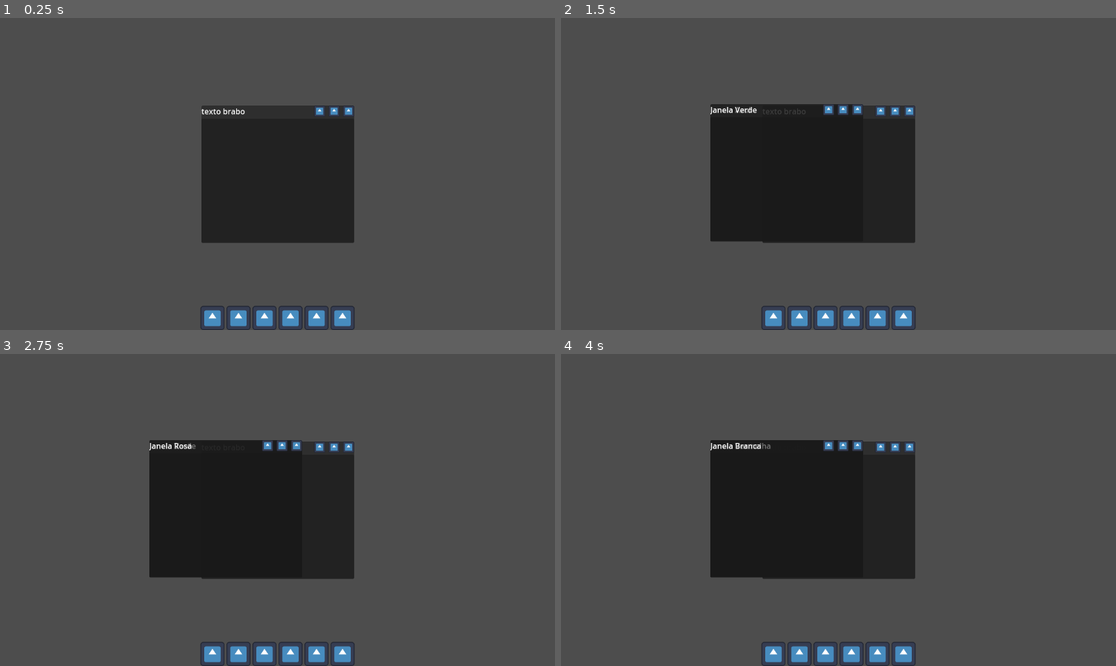
Above: before the commit, frames 1-4 (two rows, left to right).
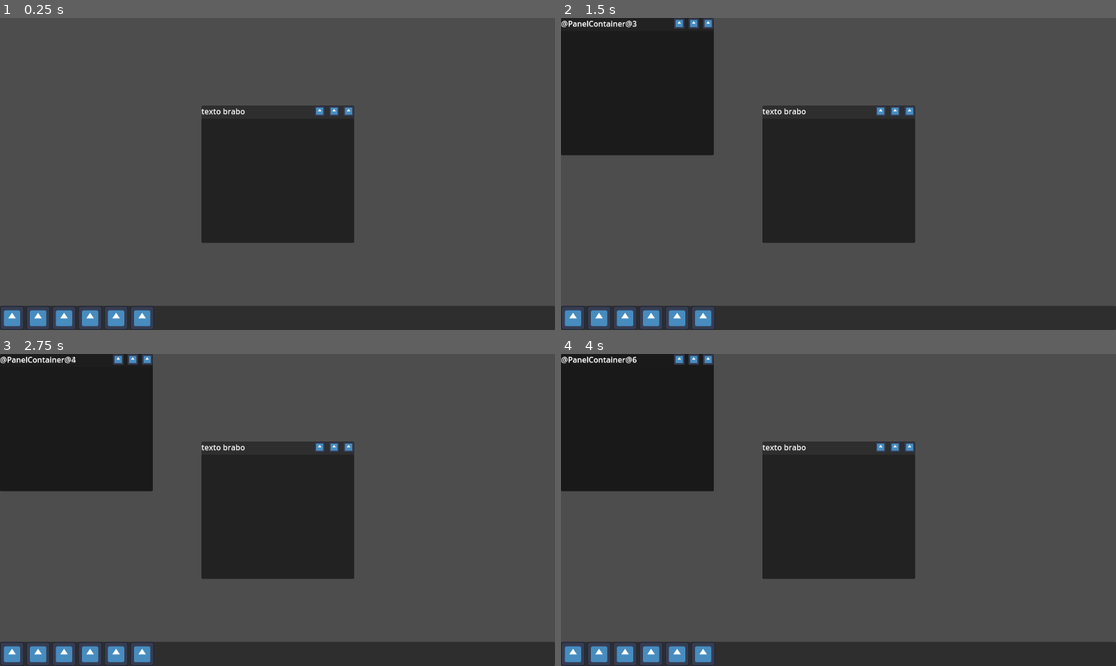
Above: after the commit, the same moments.

Repository: Leonardolucas09/jogo-de-terror
Game: Godot game, scene res://Cenas/CenaPC.tscn
Two runs of this game, one before a commit and one after it. Both use one fixed random seed, a clock stepped at 60 frames per second and the inputs below. The engine's default icon, where the game draws it, is replaced by a stand-in: a white triangle on a blue panel in a dark square.
Inputs (mouse positions are in pixels of both pictures, inside the frame that each line leads up to; where the layout moved, square brackets give the same spot in the first picture):
- Up to frame 1 (0.25 s): no input
- Up to frame 2 (1.5 s): click (572, 317) [771, 317] at 0.5 s; click (599, 317) [799, 317] at 1.25 s
- Up to frame 3 (2.75 s): click (66, 653) [266, 653] at 2 s
- Up to frame 4 (4 s): click (649, 653) [849, 653] at 2.75 s; click (677, 653) [877, 653] at 3.5 s

The runs differ from the first frame. In frame 1, 6.7% of the frame differs, in the area x 0-100%, y 92-100%; in frame 2, 23%; in frame 3, 23%; in frame 4, 23%, in the area x 0-100%, y 0-100%.

Commit message:
Atualização do dimensionamento e movimentação das telas do OS

Diff:
--- a/Cenas/CenaPC.tscn
+++ b/Cenas/CenaPC.tscn
@@ -17,18 +17,40 @@
 grow_horizontal = 2
 grow_vertical = 2
 
-[node name="HBoxContainer" type="HBoxContainer" parent="."]
+[node name="VBoxContainer" type="VBoxContainer" parent="."]
 layout_mode = 1
-anchors_preset = 12
-anchor_top = 1.0
+anchors_preset = 15
 anchor_right = 1.0
 anchor_bottom = 1.0
-offset_top = -50.0
 grow_horizontal = 2
-grow_vertical = 0
-alignment = 1
+grow_vertical = 2
+alignment = 2
 
-[node name="Icons" type="TextureButton" parent="HBoxContainer" node_paths=PackedStringArray("node_janelas")]
+[node name="Janelas" type="Control" parent="VBoxContainer"]
+layout_mode = 2
+size_flags_vertical = 3
+
+[node name="Janela" parent="VBoxContainer/Janelas" instance=ExtResource("8_6hu23")]
+layout_mode = 1
+anchors_preset = 8
+anchor_left = 0.5
+anchor_top = 0.5
+anchor_right = 0.5
+anchor_bottom = 0.5
+offset_left = -158.5
+offset_top = -115.5
+offset_right = 158.5
+offset_bottom = 169.5
+grow_horizontal = 2
+grow_vertical = 2
+
+[node name="PanelContainer" type="PanelContainer" parent="VBoxContainer"]
+layout_mode = 2
+
+[node name="HBoxContainer" type="HBoxContainer" parent="VBoxContainer/PanelContainer"]
+layout_mode = 2
+
+[node name="Icons" type="TextureButton" parent="VBoxContainer/PanelContainer/HBoxContainer" node_paths=PackedStringArray("node_janelas")]
 custom_minimum_size = Vector2(50, 50)
 layout_mode = 2
 texture_normal = ExtResource("1_hr8ix")
@@ -36,10 +58,10 @@
 stretch_mode = 0
 script = ExtResource("2_s4n2h")
 Name = "Janela Azul"
-node_janelas = NodePath("../../Janelas")
+node_janelas = NodePath("../../../Janelas")
 metadata/_custom_type_script = "uid://3r8wx5wg8psd"
 
-[node name="Icons2" type="TextureButton" parent="HBoxContainer" node_paths=PackedStringArray("node_janelas")]
+[node name="Icons2" type="TextureButton" parent="VBoxContainer/PanelContainer/HBoxContainer" node_paths=PackedStringArray("node_janelas")]
 custom_minimum_size = Vector2(50, 50)
 layout_mode = 2
 texture_normal = ExtResource("3_w2ah8")
@@ -47,10 +69,10 @@
 stretch_mode = 0
 script = ExtResource("2_s4n2h")
 Name = "Janela Verde"
-node_janelas = NodePath("../../Janelas")
+node_janelas = NodePath("../../../Janelas")
 metadata/_custom_type_script = "uid://3r8wx5wg8psd"
 
-[node name="Icons3" type="TextureButton" parent="HBoxContainer" node_paths=PackedStringArray("node_janelas")]
+[node name="Icons3" type="TextureButton" parent="VBoxContainer/PanelContainer/HBoxContainer" node_paths=PackedStringArray("node_janelas")]
 custom_minimum_size = Vector2(50, 50)
 layout_mode = 2
 texture_normal = ExtResource("4_6hu23")
@@ -58,10 +80,10 @@
 stretch_mode = 0
 script = ExtResource("2_s4n2h")
 Name = "Janela Rosa"
-node_janelas = NodePath("../../Janelas")
+node_janelas = NodePath("../../../Janelas")
 metadata/_custom_type_script = "uid://3r8wx5wg8psd"
 
-[node name="Icons4" type="TextureButton" parent="HBoxContainer" node_paths=PackedStringArray("node_janelas")]
+[node name="Icons4" type="TextureButton" parent="VBoxContainer/PanelContainer/HBoxContainer" node_paths=PackedStringArray("node_janelas")]
 custom_minimum_size = Vector2(50, 50)
 layout_mode = 2
 texture_normal = ExtResource("5_6lk87")
@@ -69,10 +91,10 @@
 stretch_mode = 0
 script = ExtResource("2_s4n2h")
 Name = "Janela Vermelha"
-node_janelas = NodePath("../../Janelas")
+node_janelas = NodePath("../../../Janelas")
 metadata/_custom_type_script = "uid://3r8wx5wg8psd"
 
-[node name="Icons5" type="TextureButton" parent="HBoxContainer" node_paths=PackedStringArray("node_janelas")]
+[node name="Icons5" type="TextureButton" parent="VBoxContainer/PanelContainer/HBoxContainer" node_paths=PackedStringArray("node_janelas")]
 custom_minimum_size = Vector2(50, 50)
 layout_mode = 2
 texture_normal = ExtResource("6_4dmjl")
@@ -80,10 +102,10 @@
 stretch_mode = 0
 script = ExtResource("2_s4n2h")
 Name = "Janela Branca"
-node_janelas = NodePath("../../Janelas")
+node_janelas = NodePath("../../../Janelas")
 metadata/_custom_type_script = "uid://3r8wx5wg8psd"
 
-[node name="Icons6" type="TextureButton" parent="HBoxContainer" node_paths=PackedStringArray("node_janelas")]
+[node name="Icons6" type="TextureButton" parent="VBoxContainer/PanelContainer/HBoxContainer" node_paths=PackedStringArray("node_janelas")]
 custom_minimum_size = Vector2(50, 50)
 layout_mode = 2
 texture_normal = ExtResource("7_6awxa")
@@ -91,24 +113,5 @@
 stretch_mode = 0
 script = ExtResource("2_s4n2h")
 Name = "Janela Amarela"
-node_janelas = NodePath("../../Janelas")
+node_janelas = NodePath("../../../Janelas")
 metadata/_custom_type_script = "uid://3r8wx5wg8psd"
-
-[node name="Janela" parent="." instance=ExtResource("8_6hu23")]
-layout_mode = 1
-anchors_preset = 8
-anchor_left = 0.5
-anchor_top = 0.5
-anchor_right = 0.5
-anchor_bottom = 0.5
-offset_left = -158.5
-offset_top = -142.5
-offset_right = 158.5
-offset_bottom = 142.5
-grow_horizontal = 2
-grow_vertical = 2
-
-[node name="Janelas" type="Control" parent="."]
-anchors_preset = 0
-offset_right = 40.0
-offset_bottom = 40.0
--- a/Cenas/janelaPadrao.gd
+++ b/Cenas/janelaPadrao.gd
@@ -1,18 +1,85 @@
 extends PanelContainer
 
 @export var Titulo : Label
-var offset : Vector2
 
-func _criado(name="sem Nome"):
+var start : Vector2
+var initialPosition : Vector2
+var isMoving : bool
+var isResizing : bool
+var ResizeX : bool
+var ResizeY : bool
+var InitialSize : Vector2
+@export var grabThreshold := 20
+@export var resizeThreshold := 5
+
+func _criado(_name="sem Nome"):
+	Titulo.text = name
+
+func _set_name(_name="null"):
 	Titulo.text = name
 
 func _on_fechar_icone_button_down() -> void:
 	queue_free()
 
-func _get_drag_data(at_position: Vector2) -> Variant:
-	offset = get_local_mouse_position()
-	return self
 
-func _can_drop_data(at_position: Vector2, data: Variant) -> bool:
-	position = get_global_mouse_position() - offset
-	return true
+func _input(event):
+	if Input.is_action_just_pressed("LeftMouseDown"):
+		var rect = get_global_rect()
+		var localMousePos = event.position - get_global_position()
+		if localMousePos.y < grabThreshold:
+			start = event.position
+			initialPosition = get_global_position()
+			isMoving = true
+		else:
+			if abs(localMousePos.x - rect.size.x) < resizeThreshold:
+				start.x = event.position.x
+				InitialSize.x = get_size().x
+				ResizeX = true
+				isResizing = true
+			if abs(localMousePos.y - rect.size.y) < resizeThreshold:
+				start.y = event.position.y
+				InitialSize.y = get_size().y
+				ResizeY = true
+				isResizing = true
+
+			if localMousePos.x < resizeThreshold && localMousePos.x > -resizeThreshold:
+				start.x = event.position.x
+				initialPosition.x = get_global_position().x
+				InitialSize.x = get_size().x
+				isResizing = true
+				ResizeX = true
+			if localMousePos.y < resizeThreshold && localMousePos.y > -resizeThreshold:
+				start.y = event.position.y
+				initialPosition.y = get_global_position().y
+				InitialSize.y = get_size().y
+				isResizing = true
+				ResizeY = true
+
+	if Input.is_action_pressed("LeftMouseDown"):
+		if isMoving:
+			set_position(initialPosition + (event.position - start))
+
+		if isResizing:
+			var newLargura = get_size().x
+			var newAltura = get_size().y
+
+			if ResizeX:
+				newLargura = InitialSize.x - (start.x - event.position.x)
+			if ResizeY:
+				newAltura = InitialSize.y - (start.y - event.position.y)
+
+			if initialPosition.x != 0:
+				newLargura = InitialSize.x + (start.x - event.position.x)
+				set_position(Vector2(initialPosition.x - (newLargura - InitialSize.x), get_position().y))
+			if initialPosition.y != 0:
+				newAltura = InitialSize.y + (start.y - event.position.y)
+				set_position(Vector2(get_position().y, initialPosition.y - (newAltura - InitialSize.y)))
+
+			set_size(Vector2(newLargura, newAltura))
+
+	if Input.is_action_just_released("LeftMouseDown"):
+		isMoving = false
+		isResizing = false
+		initialPosition = Vector2(0,0)
+		ResizeX = false
+		ResizeY = false
--- a/Recursos/JanelaPadrao.tscn
+++ b/Recursos/JanelaPadrao.tscn
@@ -7,10 +7,8 @@
 
 [node name="Janela" type="PanelContainer" node_paths=PackedStringArray("Titulo")]
 clip_contents = true
-offset_left = 310.0
-offset_top = 179.0
-offset_right = 627.0
-offset_bottom = 464.0
+offset_right = 317.0
+offset_bottom = 285.0
 script = ExtResource("1_cekff")
 Titulo = NodePath("VBoxContainer/HBoxContainer/Titulo")
 
--- a/project.godot
+++ b/project.godot
@@ -14,3 +14,11 @@
 run/main_scene="res://Cenas/CenaPC.tscn"
 config/features=PackedStringArray("4.5", "Forward Plus")
 config/icon="res://sprites/icon.svg"
+
+[input]
+
+LeftMouseDown={
+"deadzone": 0.2,
+"events": [Object(InputEventMouseButton,"resource_local_to_scene":false,"resource_name":"","device":-1,"window_id":0,"alt_pressed":false,"shift_pressed":false,"ctrl_pressed":false,"meta_pressed":false,"button_mask":0,"position":Vector2(0, 0),"global_position":Vector2(0, 0),"factor":1.0,"button_index":1,"canceled":false,"pressed":false,"double_click":false,"script":null)
+]
+}
